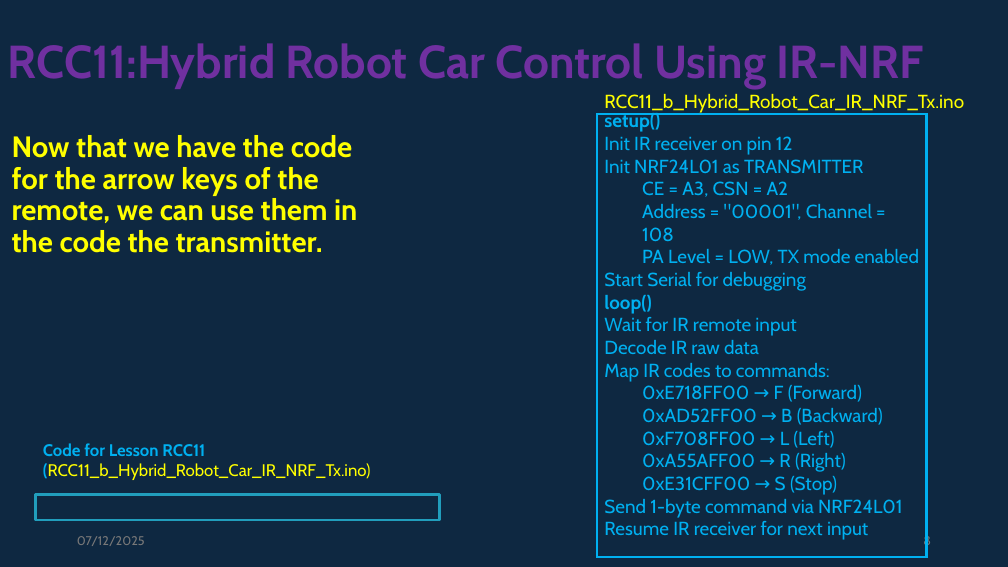
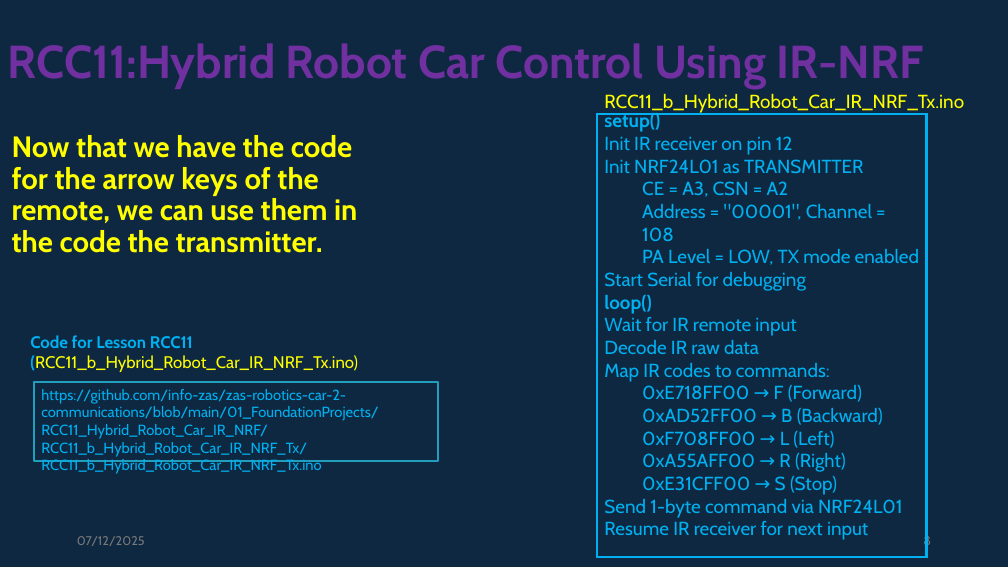
Before and after one commit to info-zas/zas-robotics-car-2-communications, a slide deck: slide 8 of 01_FoundationProjects/RCC11_Hybrid_Robot_Car_IR_NRF/RCC11_Hybrid_Robot_Car_IR_NRF.pptx. Drawn at 1008x567 pixels with LibreOffice and Linux fonts; fonts in the diff are those of the drawing. Boxes give left, top, right and bottom in pixels: in the first picture for what was removed or moved away, otherwise in the second. Text is boxed around its words. In the diff, an @@ line names an element or a change of style, - is before the commit and + after.

```diff
--- a/01_FoundationProjects/RCC11_Hybrid_Robot_Car_IR_NRF/RCC11_Hybrid_Robot_Car_IR_NRF.pptx
+++ b/01_FoundationProjects/RCC11_Hybrid_Robot_Car_IR_NRF/RCC11_Hybrid_Robot_Car_IR_NRF.pptx
@@ text "Code for Lesson RCC11 (RCC11_b_Hybrid_Robot_Car_IR_NRF_Tx.in ...": place and size @@
-text "Code for Lesson RCC11 (RCC11_b_Hybrid_Robot_Car_IR_NRF_Tx.in ..." at [43, 443, 371, 480]
+text "Code for Lesson RCC11 (RCC11_b_Hybrid_Robot_Car_IR_NRF_Tx.in ..." at [30, 335, 358, 372]
@@ rectangle "https://github.com/info-zas/zas-robotics-car-2-communication ...": place and size @@
-rectangle "https://github.com/info-zas/zas-robotics-car-2-communication ..." at [36, 495, 439, 520]
+rectangle "https://github.com/info-zas/zas-robotics-car-2-communication ..." at [34, 382, 438, 461]
@@ text in rectangle at [41, 389, 378, 474]: text added @@
+https://github.com/info-zas/zas-robotics-car-2-communications/blob/main/01_FoundationProjects/RCC11_Hybrid_Robot_Car_IR_NRF/RCC11_b_Hybrid_Robot_Car_IR_NRF_Tx/RCC11_b_Hybrid_Robot_Car_IR_NRF_Tx.ino
```
Also in this commit, not shown: 2 other slides changed, 11 other files.
